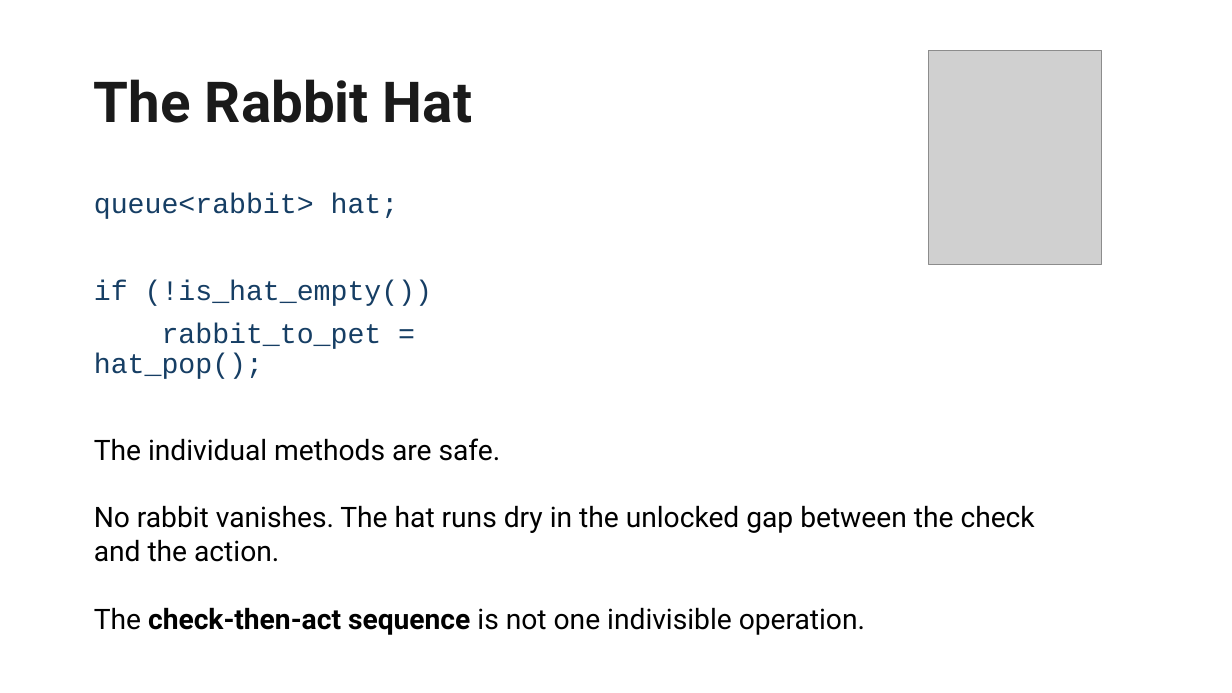
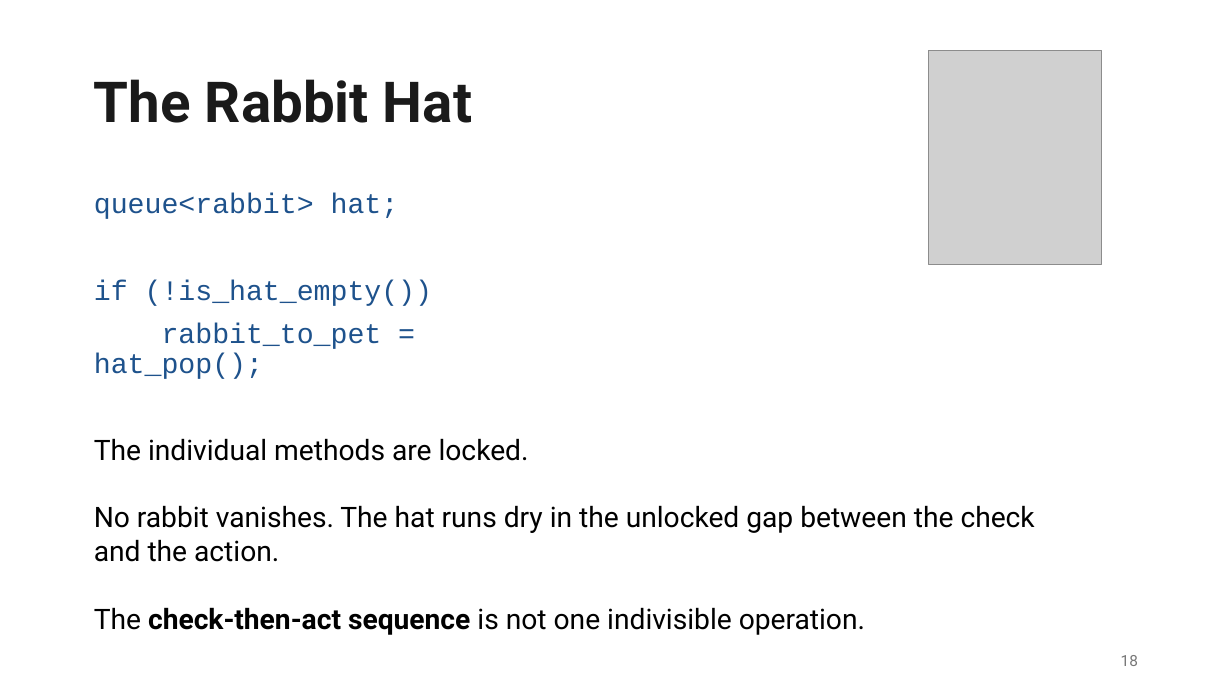
Before and after one commit to EmptySquareBubble/once_upon_a_thread, a slide deck: slide 18 of slides/Once Upon a Thread.pptx (slide 19 before the commit). Drawn at 1232x693 pixels with LibreOffice and Linux fonts; fonts in the diff are those of the drawing; grey boxes stand for pictures; background and template pictures are left out. Boxes give left, top, right and bottom in pixels: in the first picture for what was removed or moved away, otherwise in the second. Text is boxed around its words. In the diff, an @@ line names an element or a change of style, - is before the commit and + after.

```diff
--- a/slides/Once Upon a Thread.pptx
+++ b/slides/Once Upon a Thread.pptx
@@ text "queue<rabbit> hat;" at (x1=94, y1=193, x2=432, y2=379): text colour #163E64 to #1E528C @@
@@ text at (x1=94, y1=438, x2=529, y2=461): text changed @@
-The individual methods are safe.
+The individual methods are locked.
@@ page number added at (x1=1121, y1=655, x2=1138, y2=666), 12 pt, text #797979 @@
+18
```
Also in this commit, not shown: 61 other slides changed, 2 slides added, 3 slides removed.
